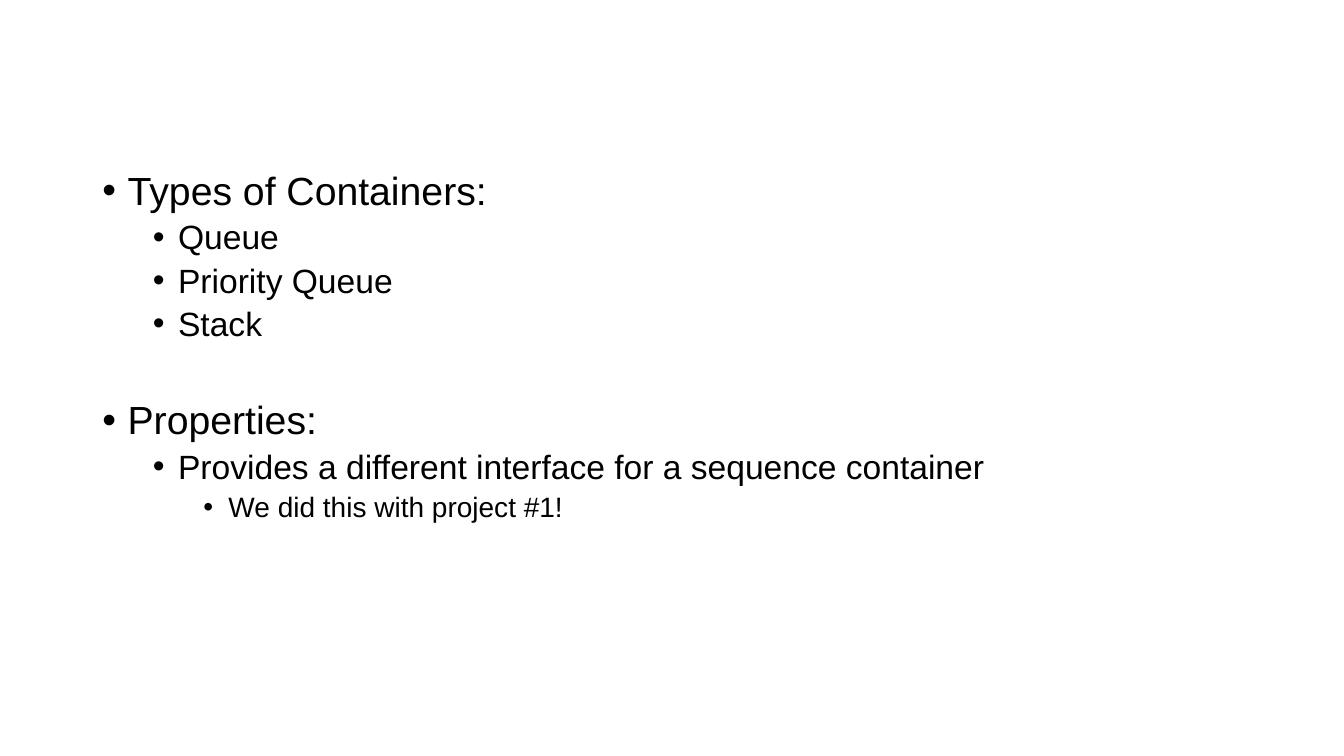
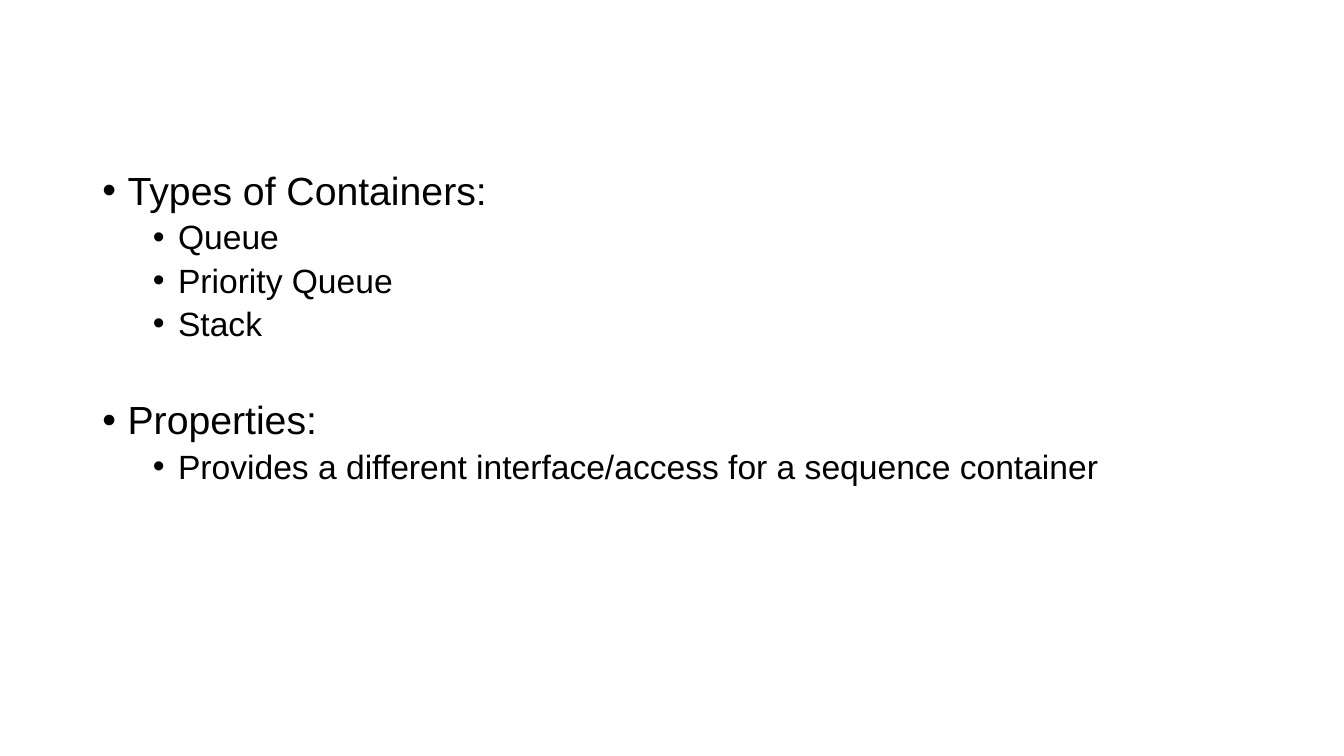
Before and after one commit to FeeneyCodes/INFO3135Fall2025, a slide deck: slide 5 of Week 10 (Nov. 17th, STL - Michael sick)/Standard Template Librabry.pptx. Drawn at 1344x756 pixels with LibreOffice and Linux fonts; fonts in the diff are those of the drawing; background and template pictures are left out. Boxes give left, top, right and bottom in pixels: in the first picture for what was removed or moved away, otherwise in the second. Text is boxed around its words. In the diff, an @@ line names an element or a change of style, - is before the commit and + after.

```diff
--- a/Week 10 (Nov. 17th, STL - Michael sick)/Standard Template Librabry.pptx
+++ b/Week 10 (Nov. 17th, STL - Michael sick)/Standard Template Librabry.pptx
@@ text at [178, 454, 1098, 480]: text changed @@
-  • Provides a different interface for a sequence container
-    • We did this with project #1!
+  • Provides a different interface/access for a sequence container
```
Also in this commit, not shown: 4 other slides changed, 1 slide removed, 16 other files.
